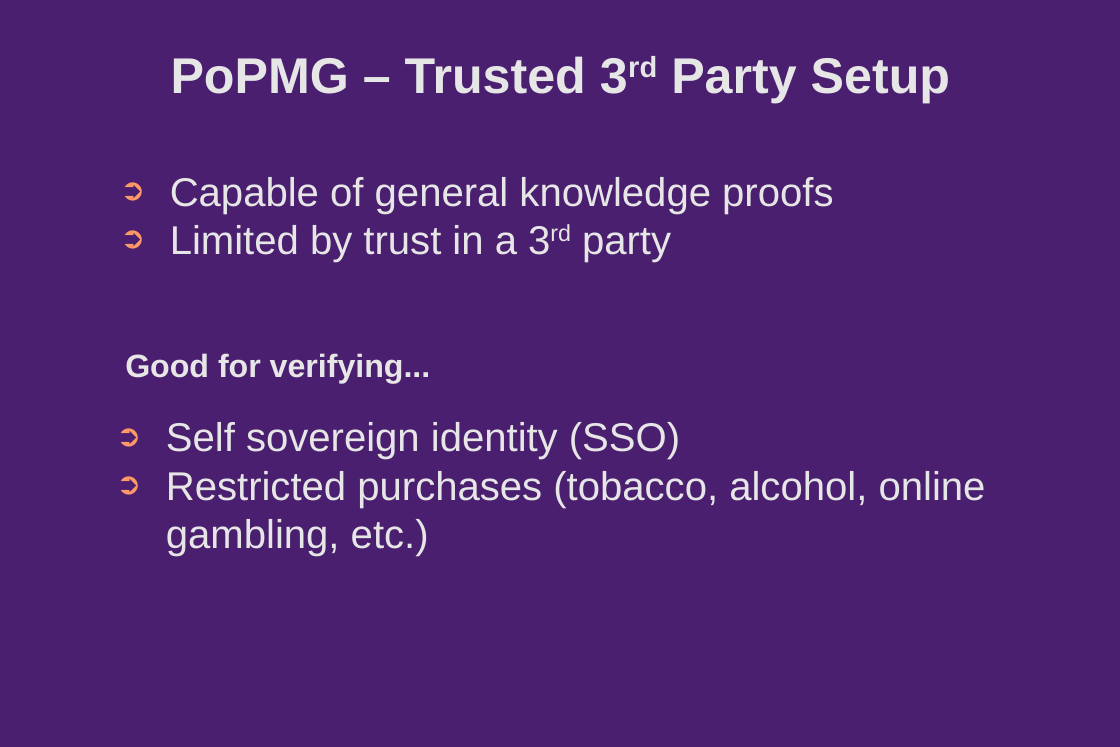
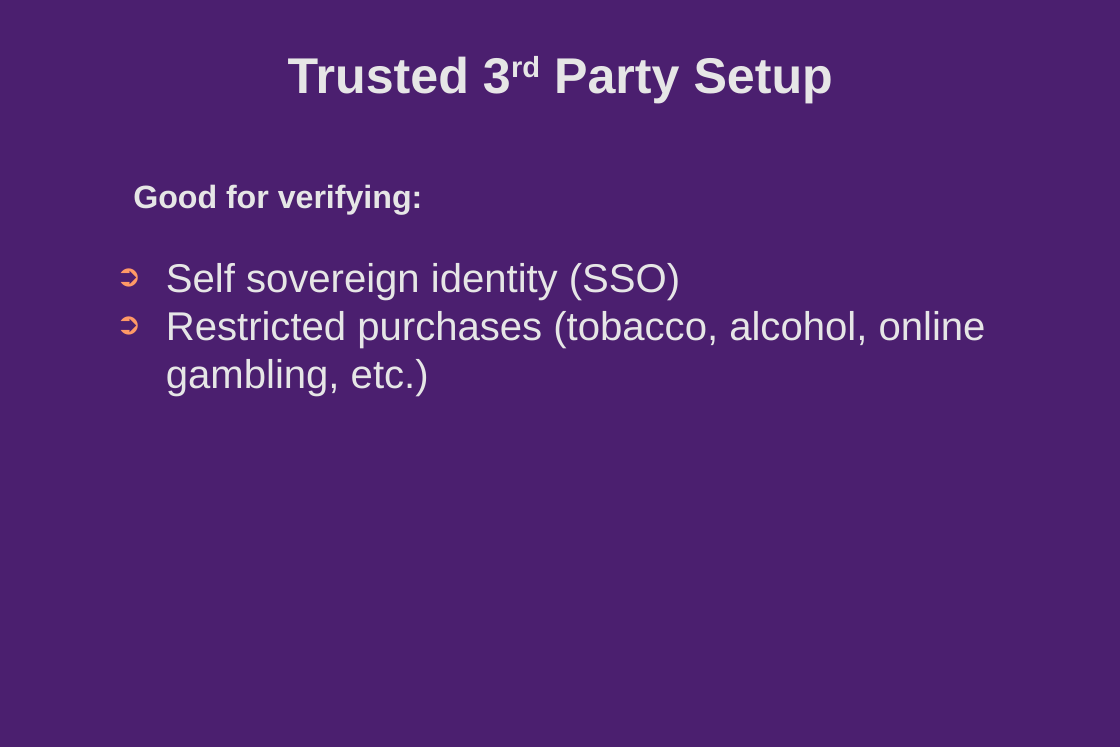
Before and after one commit to Chain-of-Insight/pop-machine-glow, a slide deck: slide 4 of Documentation/presentation/pitchdeck/slides.odp. Drawn at 1120x747 pixels with LibreOffice and Linux fonts; fonts in the diff are those of the drawing; background and template pictures are left out. Boxes give left, top, right and bottom in pixels: in the first picture for what was removed or moved away, otherwise in the second. Text is boxed around its words. In the diff, an @@ line names an element or a change of style, - is before the commit and + after.

Commit message:
slides, css

```diff
--- a/Documentation/presentation/pitchdeck/slides.odp
+++ b/Documentation/presentation/pitchdeck/slides.odp
@@ title at <box>288,56,833,104</box>: text changed @@
-PoPMG – Trusted 3rd Party Setup
+Trusted 3rd Party Setup
@@ text removed at <box>170,177,833,262</box> @@
-➲ Capable of general knowledge proofs
-➲ Limited by trust in a 3rd party
@@ title at <box>133,184,423,214</box>: text changed @@
-Good for verifying...
+Good for verifying:
@@ text "Self sovereign identity (SSO)": place and size @@
-text "Self sovereign identity (SSO)" at <box>166,422,986,556</box>
+text "Self sovereign identity (SSO)" at <box>166,263,986,396</box>
```
Also in this commit, not shown: 1 other slide changed, 1 other file.
